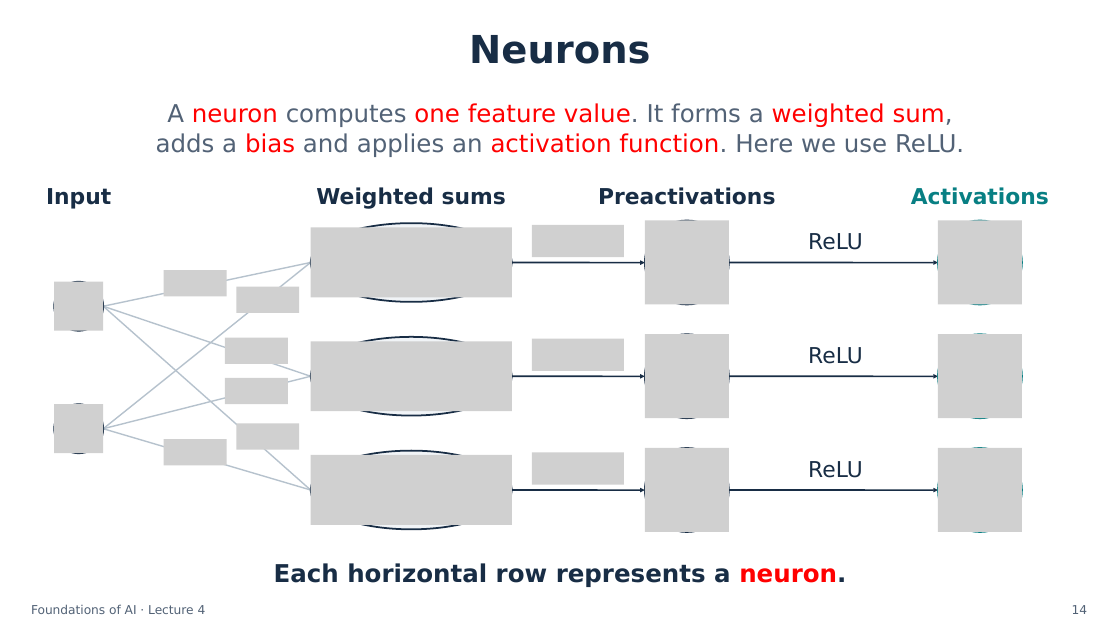
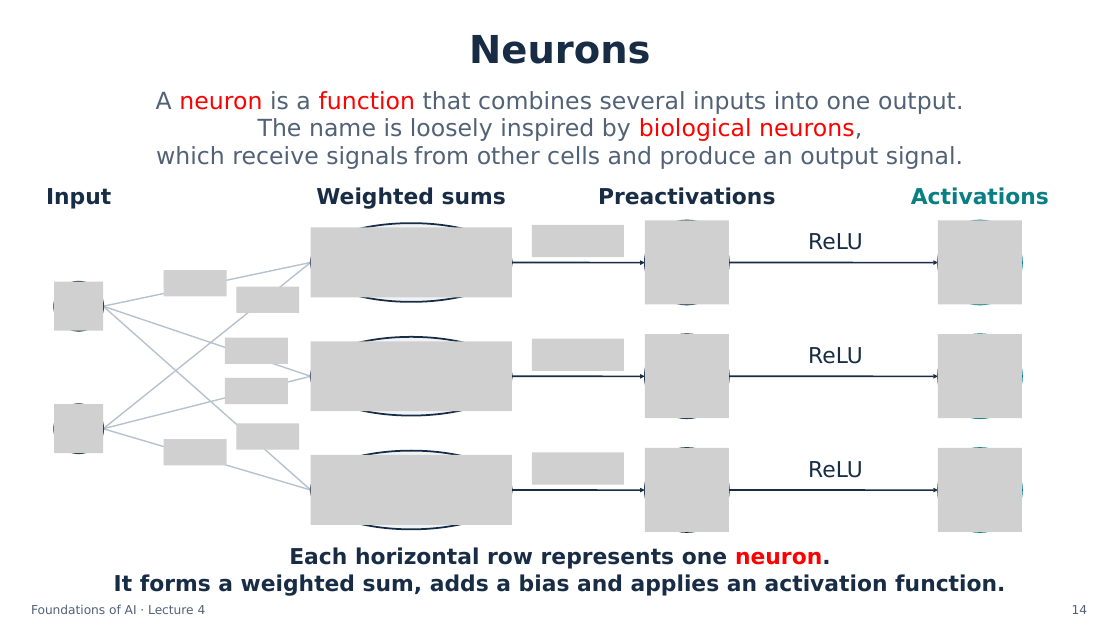
Before and after one commit to semtm0051/2026_27, a slide deck: slide 14 of Week_04/Slides/Week_04 - Slides.pptx. Drawn at 1120x630 pixels with LibreOffice and Linux fonts; fonts in the diff are those of the drawing; grey boxes stand for pictures. Boxes give left, top, right and bottom in pixels: in the first picture for what was removed or moved away, otherwise in the second. Text is boxed around its words. In the diff, an @@ line names an element or a change of style, - is before the commit and + after.

Commit message:
Clarify Week 4 neuron terminology and polish slide presentation
Update the lecture deck and matching PDF. Correct weighted sum, improve bias colour contrast, and reveal architecture details on click while keeping the tent formula on one line.

```diff
--- a/Week_04/Slides/Week_04 - Slides.pptx
+++ b/Week_04/Slides/Week_04 - Slides.pptx
@@ text at bbox=[156, 91, 963, 169]: text changed; size 21 to 20.2 pt; text colour #FF0000 to #526276 @@
-A neuron computes one feature value. It forms a weighted sum,
-adds a bias and applies an activation function. Here we use ReLU.
+A neuron is a function that combines several inputs into one output.
+The name is loosely inspired by biological neurons,
+which receive signals from other cells and produce an output signal.
@@ text at bbox=[114, 547, 1005, 596]: text changed; size 21 to 18.8 pt @@
-Each horizontal row represents a neuron.
+Each horizontal row represents one neuron.
+It forms a weighted sum, adds a bias and applies an activation function.
```
Also in this commit, not shown: 12 other slides changed, 1 other file.
